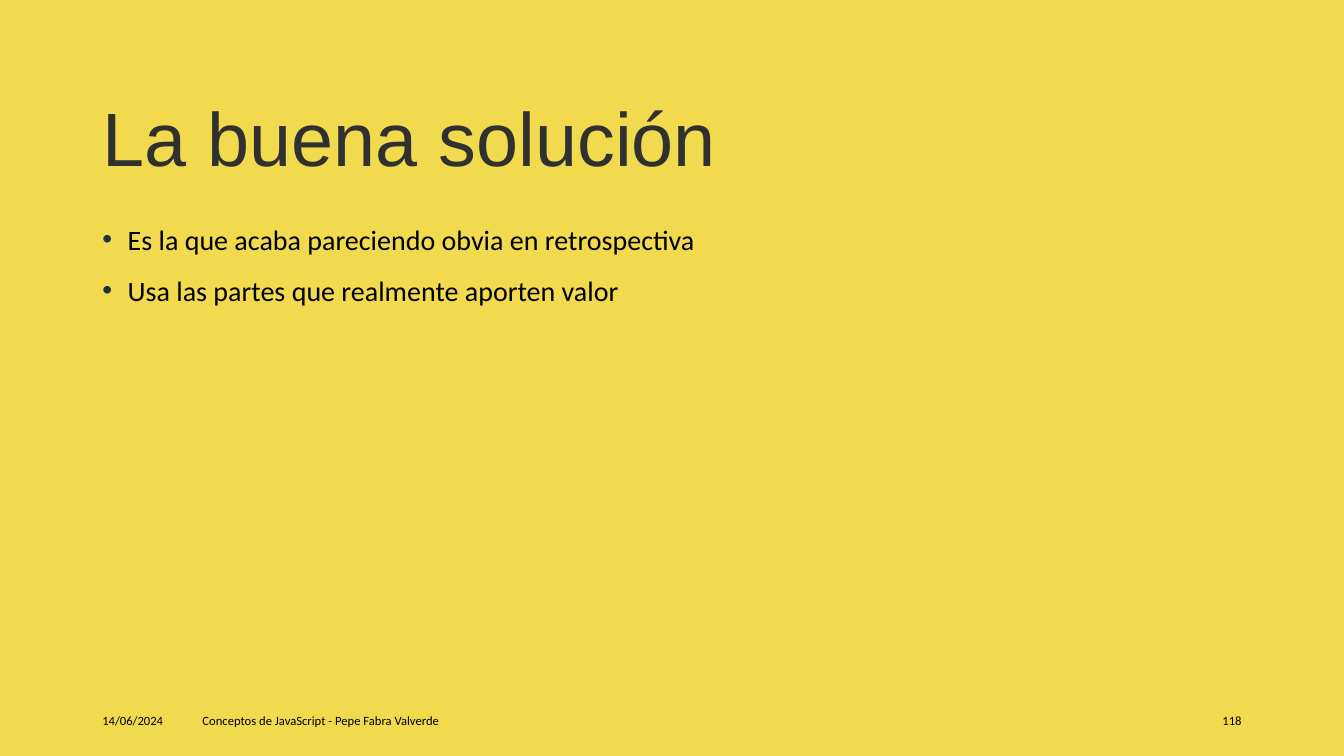
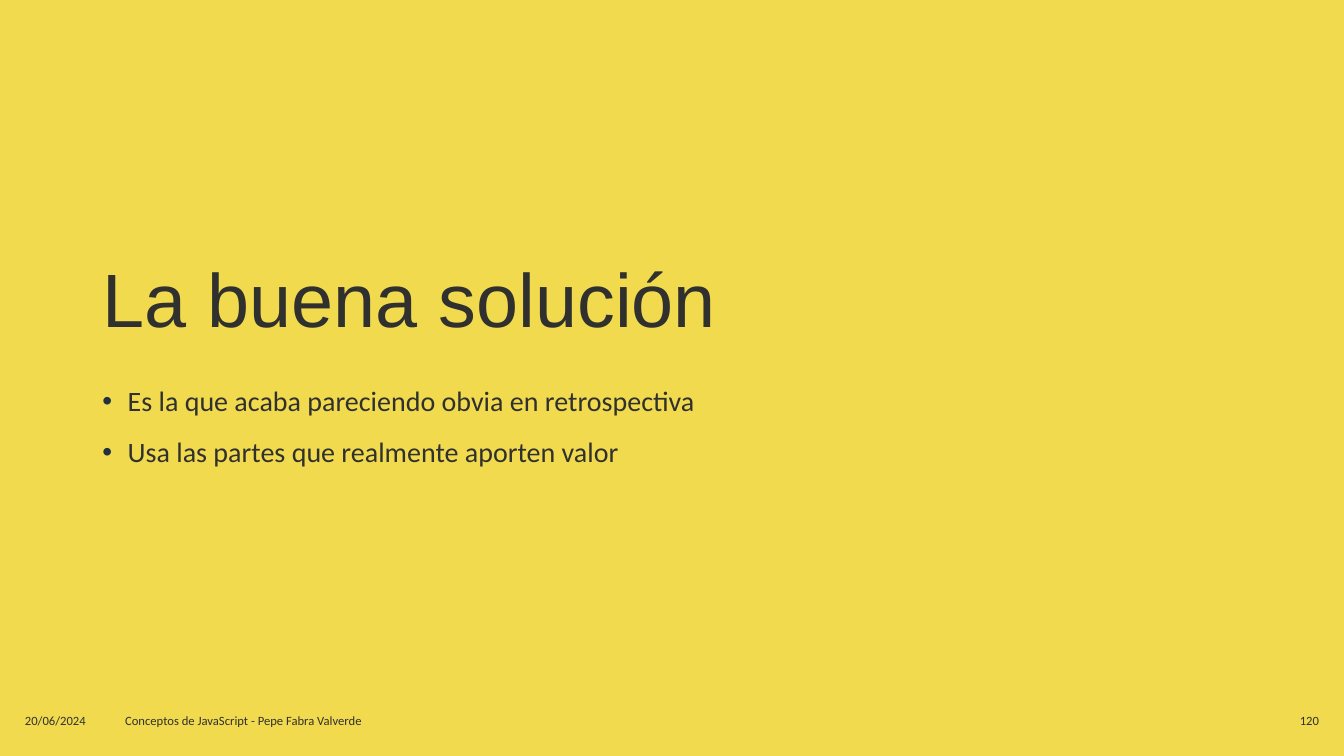
Before and after one commit to jofaval/talks-about, a slide deck: slide 120 of concepts-of-js/conceps-of-js.es.pptx (slide 118 before the commit). Drawn at 1344x756 pixels with LibreOffice and Linux fonts; fonts in the diff are those of the drawing. Boxes give left, top, right and bottom in pixels: in the first picture for what was removed or moved away, otherwise in the second. Text is boxed around its words. In the diff, an @@ line names an element or a change of style, - is before the commit and + after.

```diff
--- a/concepts-of-js/conceps-of-js.es.pptx
+++ b/concepts-of-js/conceps-of-js.es.pptx
@@ title "La buena solución": place and size @@
-title "La buena solución" at box(102, 110, 716, 167)
+title "La buena solución" at box(102, 271, 716, 328)
@@ text "Es la que acaba pareciendo ...": place and size @@
-text "Es la que acaba pareciendo ..." at box(128, 230, 695, 306)
+text "Es la que acaba pareciendo ..." at box(128, 391, 695, 467)
@@ text "Es la que acaba pareciendo ..." at box(128, 391, 695, 467): text colour #000000 to #30312F @@
@@ text at box(25, 716, 86, 726): text changed; text colour #000000 to #30312F @@
-14/06/2024
+20/06/2024
@@ text "Conceptos de JavaScript - Pepe ..." at box(125, 716, 361, 727): text colour #000000 to #30312F @@
@@ text "Conceptos de JavaScript - Pepe ...": place and size @@
-text "Conceptos de JavaScript - Pepe ..." at box(202, 716, 439, 727)
+text "Conceptos de JavaScript - Pepe ..." at box(125, 716, 361, 727)
@@ page number removed at box(1222, 716, 1241, 725) @@
-118
@@ page number added at box(1300, 717, 1319, 725), 9 pt, text #30312F @@
+120
```
Also in this commit, not shown: 119 other slides changed, 12 slides added, 10 slides removed, 21 other files.
